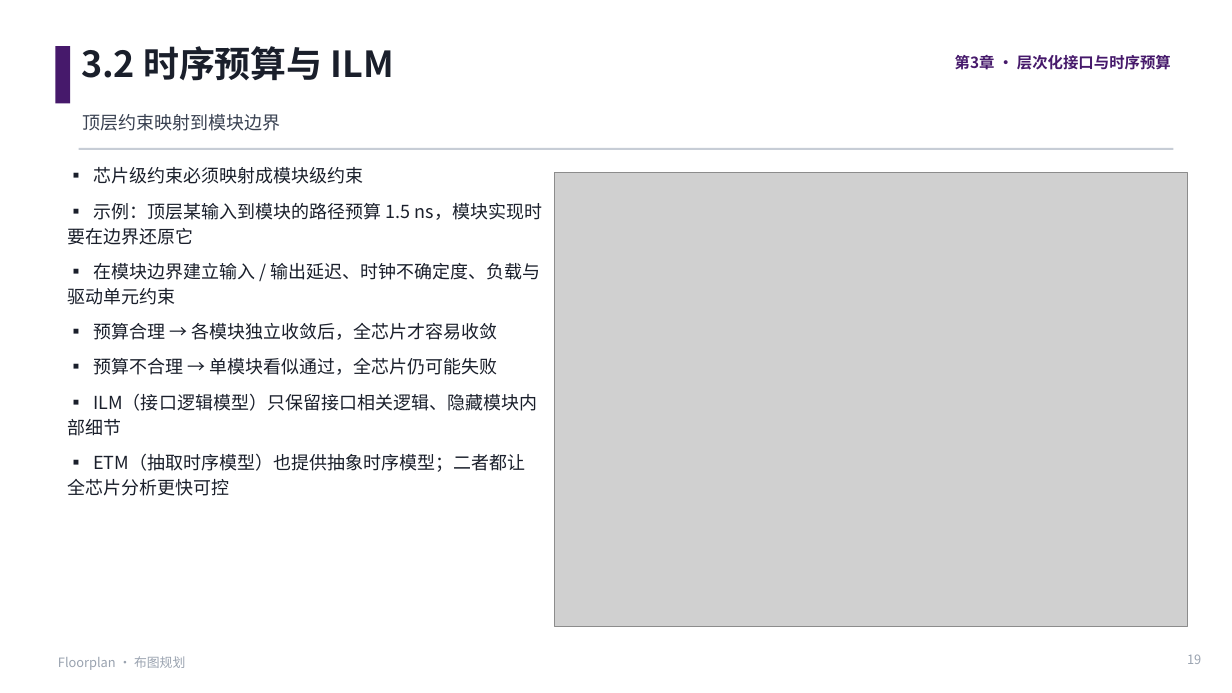
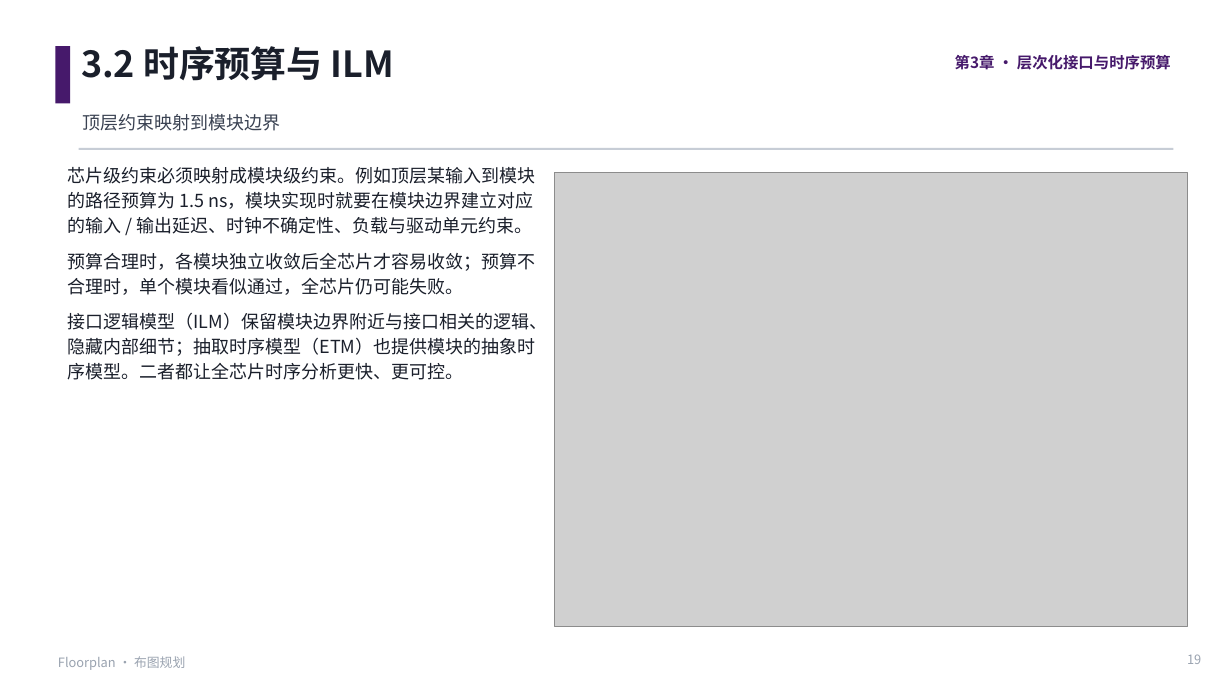
Before and after one commit to JinChengZ18/IC_Learning_Material, a slide deck: slide 19 of IC_Backend_Notes/slides/05_Floorplan.pptx. Drawn at 1232x693 pixels with LibreOffice and Linux fonts; fonts in the diff are those of the drawing; grey boxes stand for pictures. Boxes give left, top, right and bottom in pixels: in the first picture for what was removed or moved away, otherwise in the second. Text is boxed around its words. In the diff, an @@ line names an element or a change of style, - is before the commit and + after.

```diff
--- a/IC_Backend_Notes/slides/05_Floorplan.pptx
+++ b/IC_Backend_Notes/slides/05_Floorplan.pptx
@@ text at [67, 167, 547, 380]: text changed @@
-▪ 芯片级约束必须映射成模块级约束
-▪ 示例：顶层某输入到模块的路径预算 1.5 ns，模块实现时要在边界还原它
-▪ 在模块边界建立输入 / 输出延迟、时钟不确定度、负载与驱动单元约束
-▪ 预算合理 → 各模块独立收敛后，全芯片才容易收敛
-▪ 预算不合理 → 单模块看似通过，全芯片仍可能失败
-▪ ILM（接口逻辑模型）只保留接口相关逻辑、隐藏模块内部细节
-▪ ETM（抽取时序模型）也提供抽象时序模型；二者都让全芯片分析更快可控
+芯片级约束必须映射成模块级约束。例如顶层某输入到模块的路径预算为 1.5 ns，模块实现时就要在模块边界建立对应的输入 / 输出延迟、时钟不确定性、负载与驱动单元约束。
+预算合理时，各模块独立收敛后全芯片才容易收敛；预算不合理时，单个模块看似通过，全芯片仍可能失败。
+接口逻辑模型（ILM）保留模块边界附近与接口相关的逻辑、隐藏内部细节；抽取时序模型（ETM）也提供模块的抽象时序模型。二者都让全芯片时序分析更快、更可控。
```
Also in this commit, not shown: 6 other slides changed, 9 other files.
